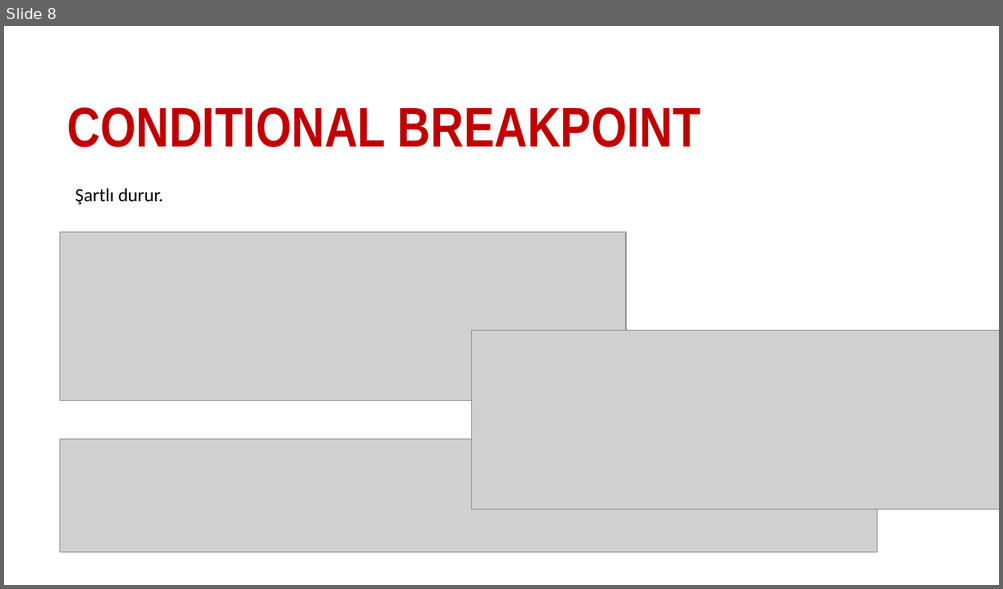
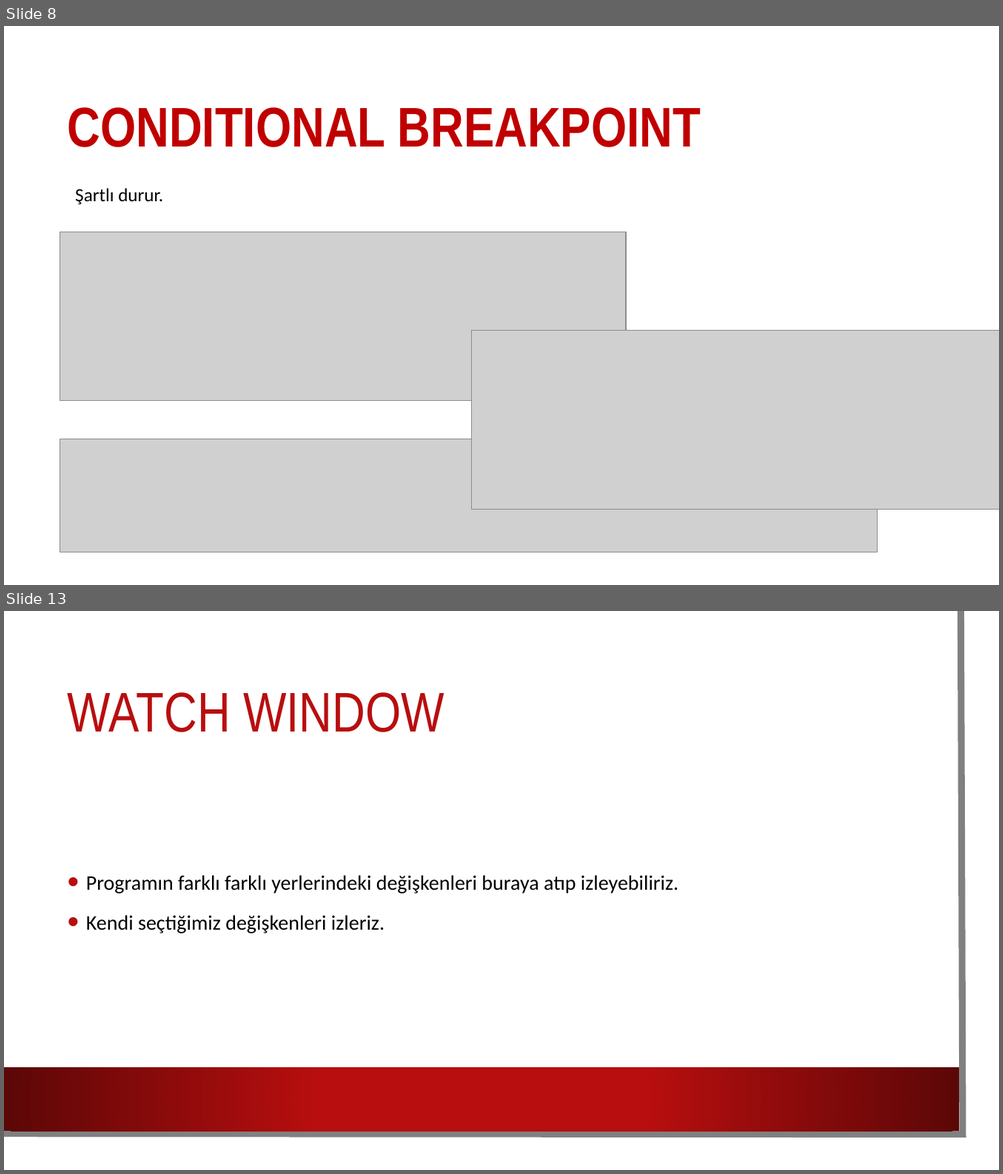
Before and after one commit to sametozalp/staj, a slide deck: debug.pptx. Shown one above the other, each under a label of ours: slide 8 before the commit, slides 8 and 13 after it; the slides between them are not shown. The pictures are 1003x589 and 1003x1174 pixels, drawn with LibreOffice and Linux fonts; fonts in the diff are those of the drawing; grey boxes stand for pictures; background and template pictures are left out. Boxes give left, top, right and bottom in pixels: in the first picture for what was removed or moved away, otherwise in the second. Text is boxed around its words. In the diff, an @@ line names an element or a change of style, - is before the commit and + after.

```diff
--- a/debug.pptx
+++ b/debug.pptx
@@ slide 13 added at <box>4,611,999,1170</box>, background picture (left out) @@
@@ rectangle added at <box>4,611,982,1153</box>, fill #FFFFFF @@
@@ freeform shape added at <box>4,611,963,1135</box>, outline #808080 6.5 pt @@
@@ title added at <box>68,692,444,732</box>, 54 pt, text #B80E0F @@
+WATCH WINDOW
@@ text added at <box>86,875,678,934</box>, 20 pt, text #000000 @@
+• Programın farklı farklı yerlerindeki değişkenleri buraya atıp izleyebiliriz.
+• Kendi seçtiğimiz değişkenleri izleriz.
@@ rectangle added at <box>4,1068,959,1131</box>, fill gradient #B80E0F to #5C0707 @@
```
Also in this commit, not shown: 1 slide changed, 10 other slides added, 20 other files.
